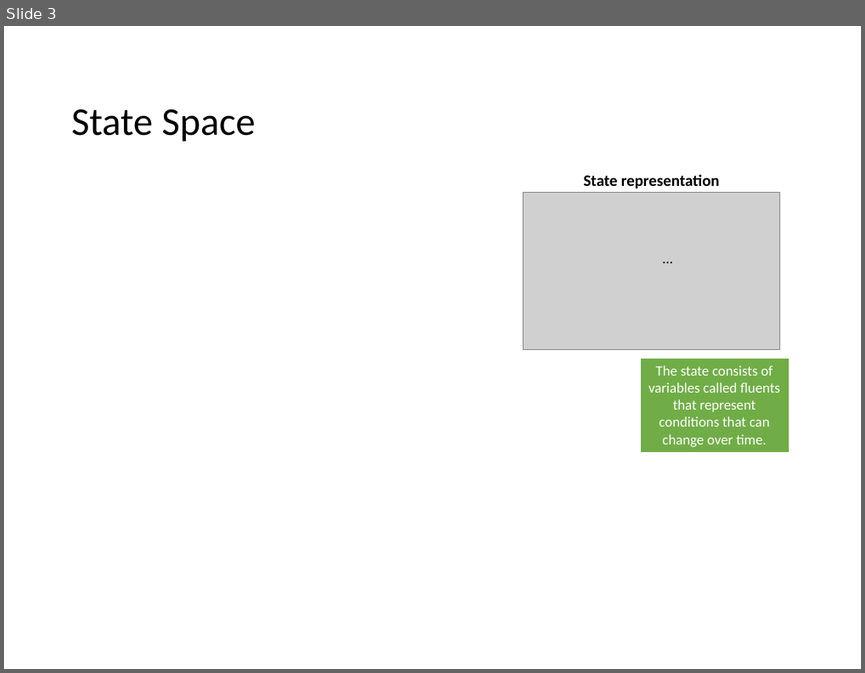
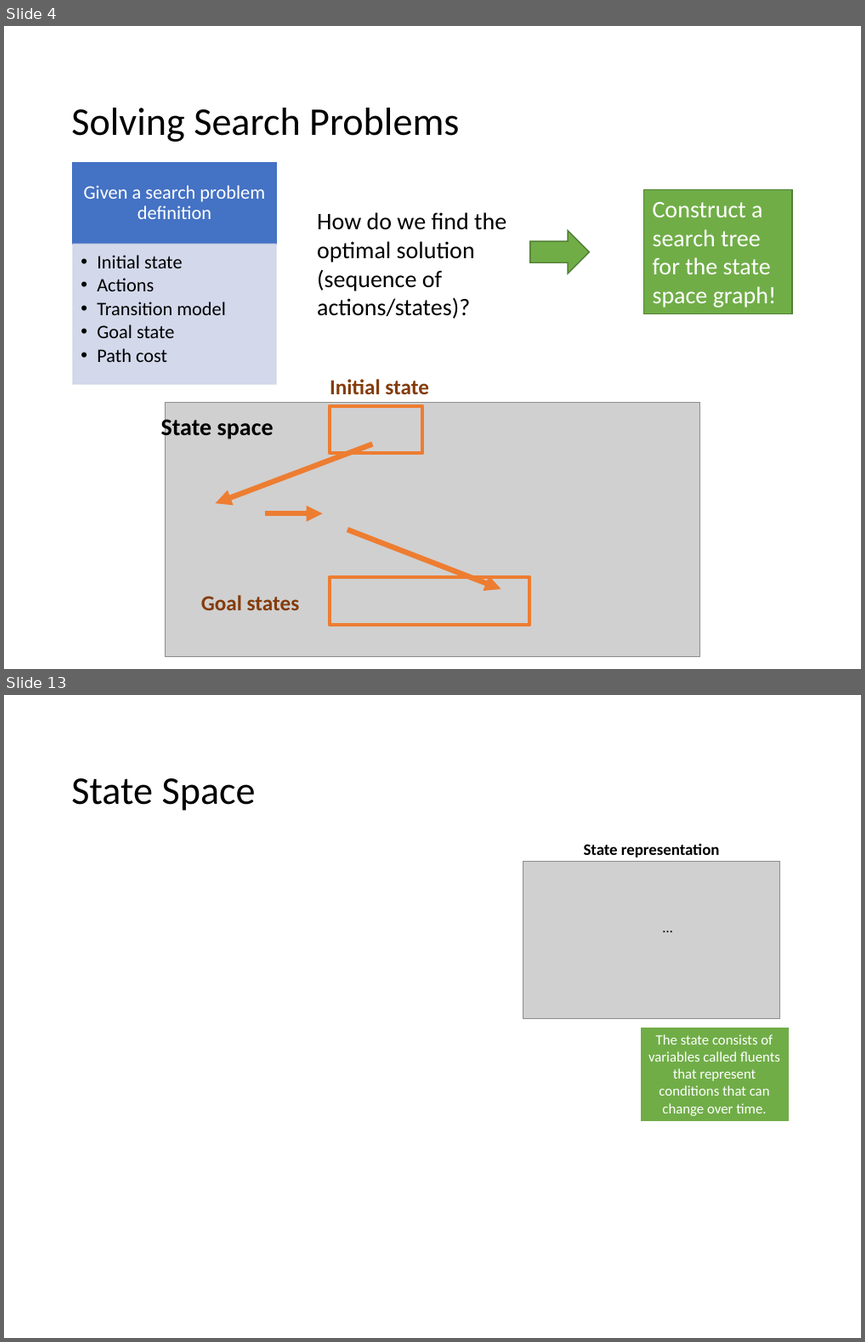
Before and after one commit to mhahsler/CS7320-AI, a slide deck: slides/03_search_discussion.pptx. Shown one above the other, each under a label of ours: slide 3 before the commit, slides 4 and 13 after it; the slides between them are not shown. The pictures are 865x673 and 865x1342 pixels, drawn with LibreOffice and Linux fonts; fonts in the diff are those of the drawing; grey boxes stand for pictures. Boxes give left, top, right and bottom in pixels: in the first picture for what was removed or moved away, otherwise in the second. Text is boxed around its words. In the diff, an @@ line names an element or a change of style, - is before the commit and + after.

```diff
--- a/slides/03_search_discussion.pptx
+++ b/slides/03_search_discussion.pptx
@@ slide 4 added at (4,26,861,669), background #FFFFFF @@
@@ title added at (71,108,459,142), 33 pt, text #000000 @@
+Solving Search Problems
@@ rectangle added at (644,190,792,314), fill #70AD47, outline #538035 1 pt, 20 pt, text #FFFFFF @@
+Construct a search tree for the state space graph!
@@ text added at (317,212,506,318), 20 pt, text #000000 @@
+How do we find the optimal solution (sequence of actions/states)?
@@ group added at (73,163,276,383): 2 rectangles, 2 texts @@
+Given a search problem definition
+  • Initial state
+  • Actions
+  • Transition model
+  • Goal state
+  • Path cost
@@ right arrow added at (530,231,589,273), fill #70AD47, outline #538035 1 pt @@
@@ text added at (161,415,273,441), 20 pt, text #000000, bold @@
+State space
@@ group added at (166,379,698,657): 3 arrows, 2 rectangles, 2 texts, 1 picture @@
+Initial state
+Goal states
@@ what was slide 3 is now slide 13 @@
```
Also in this commit, not shown: 1 slide changed, 18 other slides added, 1 slide removed, 7 other files.
